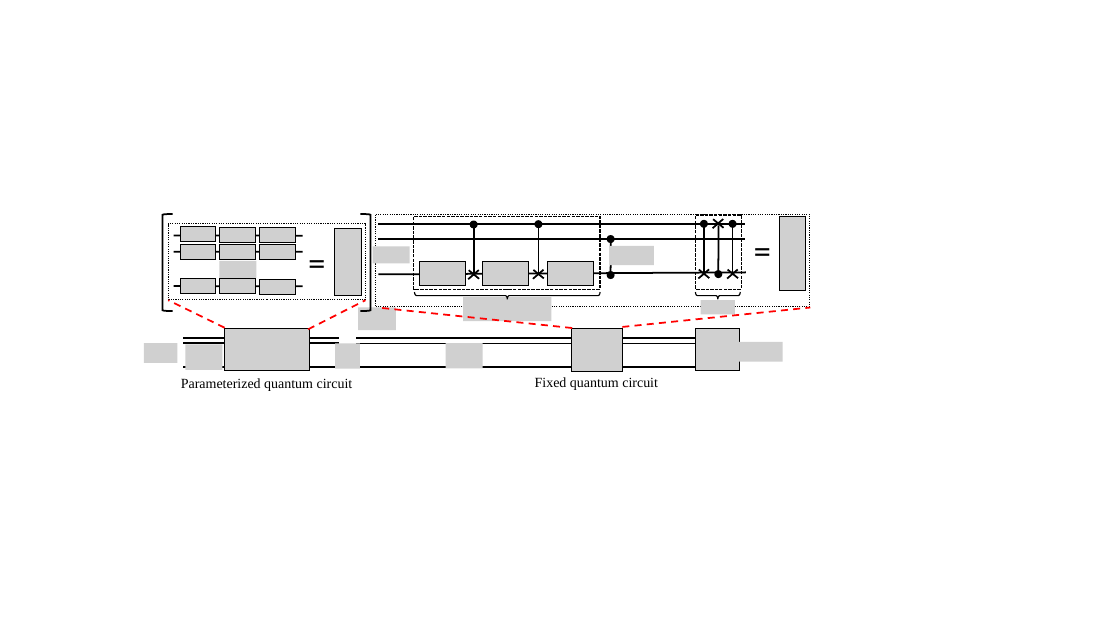
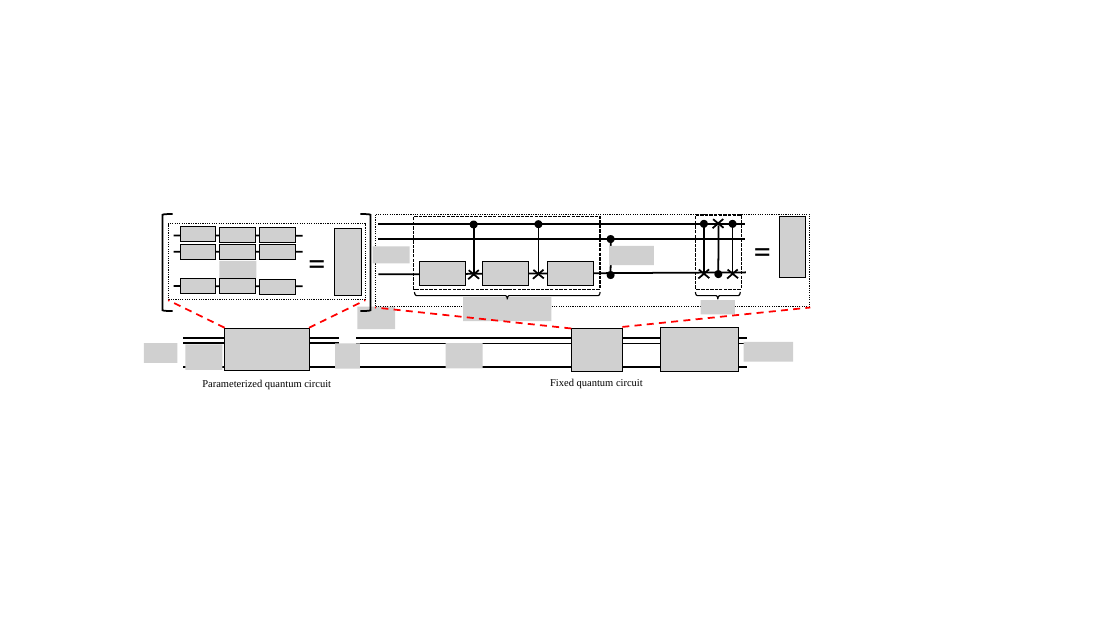
Before and after one commit to NAIST-Archlab/FQsun, a slide deck: slide 3 of images/draw.pptx. Drawn at 1120x630 pixels with LibreOffice and Linux fonts; fonts in the diff are those of the drawing; grey boxes stand for pictures; background and template pictures are left out. Boxes give left, top, right and bottom in pixels: in the first picture for what was removed or moved away, otherwise in the second. Text is boxed around its words. In the diff, an @@ line names an element or a change of style, - is before the commit and + after.

```diff
--- a/images/draw.pptx
+++ b/images/draw.pptx
@@ picture: place and size @@
-picture at (780,217,806,291)
+picture at (780,217,806,278)
@@ picture at (661,328,739,371): rotation 270 to 0 degrees @@
@@ line moved from (356, 339) - (734, 339) to (356, 339) - (747, 339) @@
@@ line moved from (356, 344) - (734, 344) to (356, 344) - (747, 344) @@
@@ picture: place and size @@
-picture at (734,342,783,362)
+picture at (744,342,793,362)
@@ text "Parameterized quantum circuit" at (202,379,331,390): size 12 to 9 pt @@
@@ line moved from (356, 367) - (734, 367) to (356, 367) - (747, 367) @@
@@ text "Fixed quantum circuit" at (550,378,643,389): size 12 to 9 pt @@
```
Also in this commit, not shown: 1 other slide changed, 10 other files.
